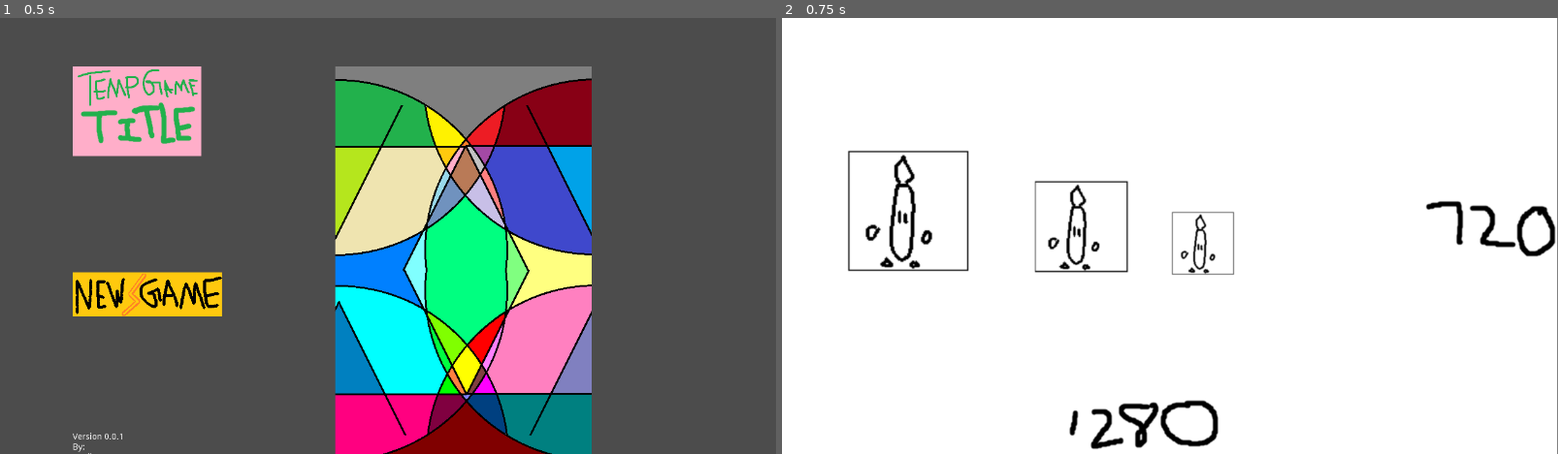
Above: before the commit, frames 1-2 (left to right).
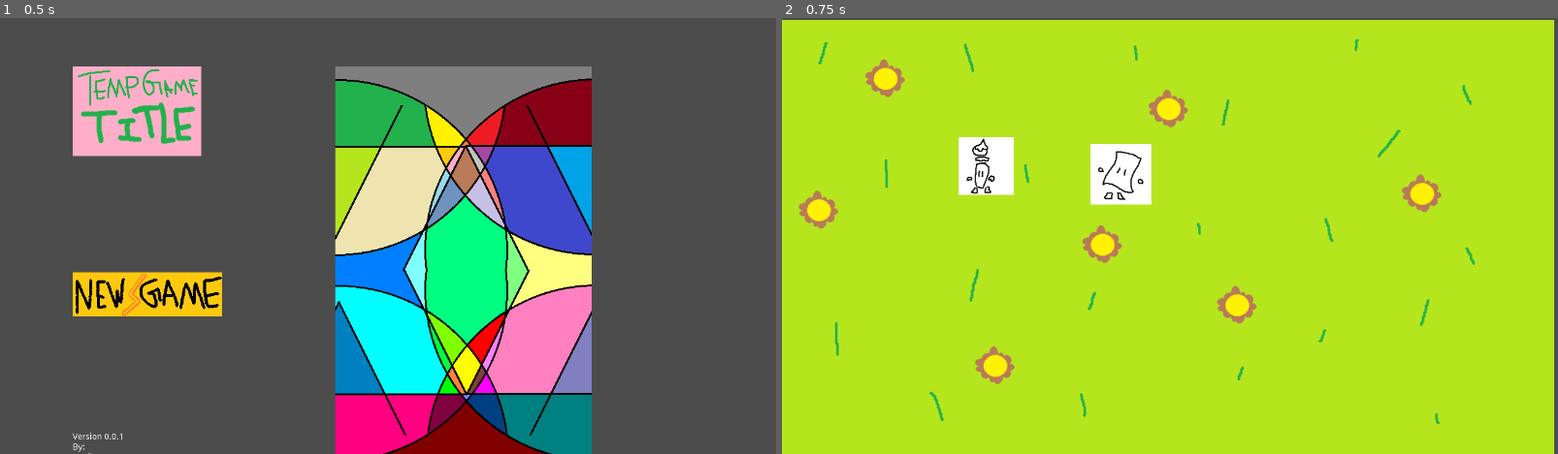
Above: after the commit, the same moments.

Repository: Melaisi/PaintGame
Game: Godot game, scene res://Scenes/Title/MainMenu.tscn
Same seed, same stepped clock (60 frames per second), same inputs: the game is played once before the commit and once after it.
Inputs (mouse positions are in pixels of both pictures, inside the frame that each line leads up to):
- Up to frame 1 (0.5 s): no input
- Up to frame 2 (0.75 s): tap Enter at 0.5 s; move the mouse to (929, 292) at 0.52 s; click (929, 292) at 0.67 s

Frame 1 is identical in both runs. In frame 2, 98% of the frame differs, in the area x 0-100%, y 0-100%.

Commit message:
I actually forgot what I change but mostly placeholder sprite ...

Diff:
--- /dev/null
+++ b/Art/Temp/new_tileset.tres
@@ -0,0 +1,3 @@
+[gd_resource type="TileSet" format=2]
+
+[resource]
--- /dev/null
+++ b/Scenes/Encounter/Encounter.tscn
@@ -0,0 +1,7 @@
+[gd_scene load_steps=2 format=2]
+
+[ext_resource path="res://Art/Temp/testBattle2.png" type="Texture" id=1]
+
+[node name="Sprite" type="Sprite"]
+position = Vector2( 640, 360 )
+texture = ExtResource( 1 )
--- a/Scenes/Main/MainLevel.tscn
+++ b/Scenes/Main/MainLevel.tscn
@@ -1,7 +1,21 @@
-[gd_scene load_steps=2 format=2]
+[gd_scene load_steps=4 format=2]
 
-[ext_resource path="res://Art/Temp/BG1280x720.png" type="Texture" id=1]
+[ext_resource path="res://Art/Temp/brushGuyTiny.png" type="Texture" id=1]
+[ext_resource path="res://Art/Temp/BG_2_1280x720.png" type="Texture" id=2]
+[ext_resource path="res://Art/Temp/enemyPaperPlaceholder.png" type="Texture" id=3]
 
-[node name="Sprite" type="Sprite"]
-position = Vector2( 639.374, 359.611 )
+[node name="TileMap" type="TileMap"]
+cell_size = Vector2( 100, 100 )
+format = 1
+
+[node name="Sprite" type="Sprite" parent="."]
+position = Vector2( 633.54, 363.479 )
+texture = ExtResource( 2 )
+
+[node name="Sprite2" type="Sprite" parent="."]
+position = Vector2( 336.303, 244.584 )
 texture = ExtResource( 1 )
+
+[node name="Sprite3" type="Sprite" parent="."]
+position = Vector2( 558.806, 258.172 )
+texture = ExtResource( 3 )
Binary file added: Art/Temp/BG_2_1280x720.png
Not shown, added: Art/Temp/BG_2_1280x720.png.import
Binary file added: Art/Temp/brushGuyTiny.png
Not shown, added: Art/Temp/brushGuyTiny.png.import
Binary file added: Art/Temp/enemyPaperPlaceholder.png
Not shown, added: Art/Temp/enemyPaperPlaceholder.png.import
Binary file added: Art/Temp/testBattle2.png
Not shown, added: Art/Temp/testBattle2.png.import
